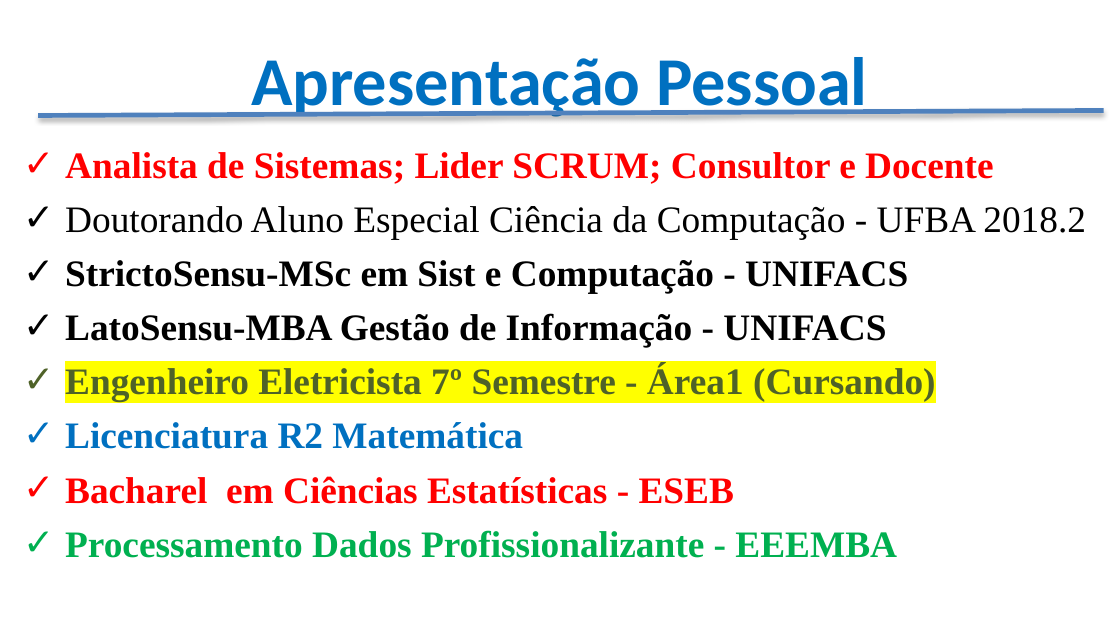
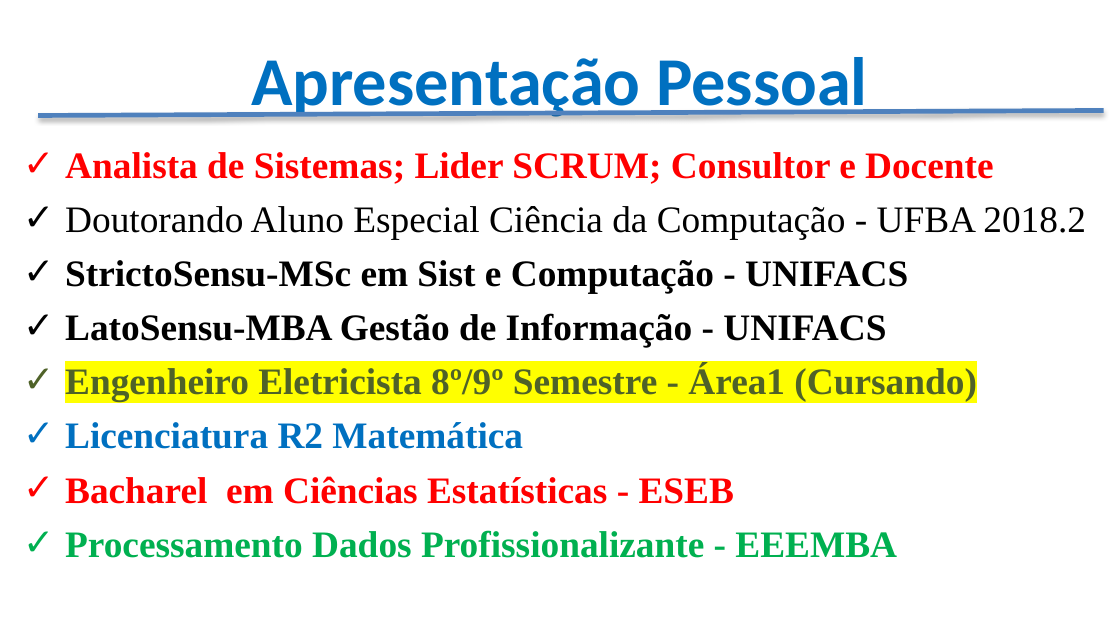
Before and after one commit to CloudEducationBrazil/WydenPythonParadigmas, a slide deck: slide 3 of Apresentação - Programação Python.pptx. Drawn at 1120x630 pixels with LibreOffice and Linux fonts; fonts in the diff are those of the drawing; background and template pictures are left out. Boxes give left, top, right and bottom in pixels: in the first picture for what was removed or moved away, otherwise in the second. Text is boxed around its words. In the diff, an @@ line names an element or a change of style, - is before the commit and + after.

Commit message:
Atualização de semestre 2023.2

```diff
--- a/Apresentação - Programação Python.pptx
+++ b/Apresentação - Programação Python.pptx
@@ text at box(65, 365, 977, 401): text changed @@
-✓ Engenheiro Eletricista 7º Semestre - Área1 (Cursando)
+✓ Engenheiro Eletricista 8º/9º Semestre - Área1 (Cursando)
```
Also in this commit, not shown: 2 other slides changed, 4 slides added.
